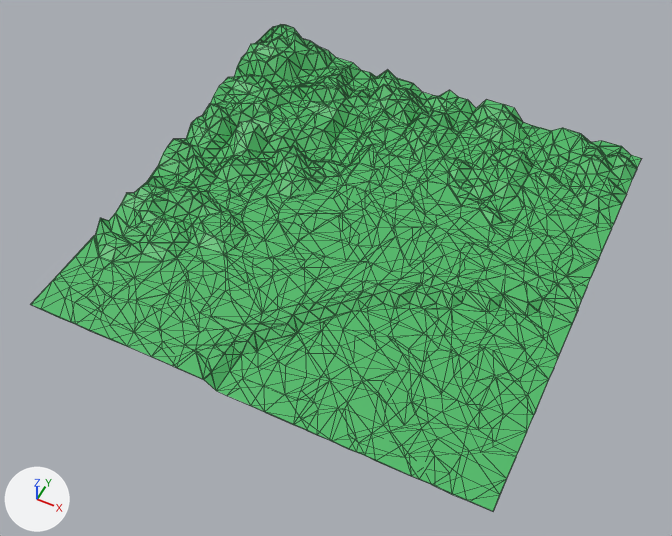
What one commit did to the glTF model public/land.glb.
One viewpoint serves both versions: a camera (50 mm lens) standing at (59.8, -130.5, 146.7) and looking at (-0.6, -9.7, -4.4). The axes (+X, +Y, +Z) are drawn at lower left. The lights are the same throughout. Mesh edges are drawn as thin lines. Vertices at the same position are counted once.
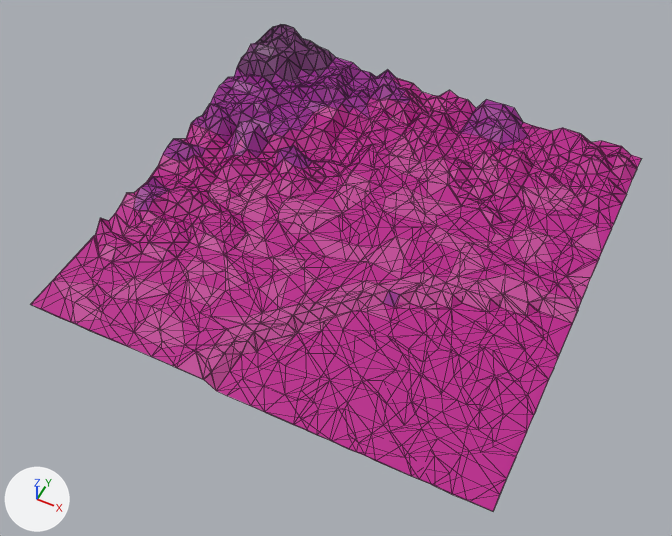
Patch to the scene script:
```diff
--- a/public/land.glb.py
+++ b/public/land.glb.py
@@ img_untitled_003 @@
+img_untitled_003 = load_image('Untitled.003', '_unpacked/Untitled.003', 1024, 1024, 'sRGB')
@@ img_untitled_001 @@
+img_untitled_001 = load_image('Untitled.001', '_unpacked/Untitled.001', 1024, 1024, 'sRGB')
@@ img_untitled_002 @@
+img_untitled_002 = load_image('Untitled.002', '_unpacked/Untitled.002', 1024, 1024, 'sRGB')
@@ img_untitled @@
+img_untitled = load_image('Untitled', '_unpacked/Untitled', 1024, 1024, 'sRGB')
@@ mat_material_001 @@
 mat_material_001 = principled_material('Material.001')
-mat_material_001.base_color = (0.0745, 0.495, 0.136)  # green #4dbb67
+mat_material_001.texture = img_untitled
@@ mat_material_005 @@
+mat_material_005 = principled_material('Material.005')
+mat_material_005.texture = img_untitled_003
@@ mat_material @@
+mat_material = principled_material('Material')
+mat_material.texture = img_untitled_001
@@ mat_material_003 @@
+mat_material_003 = principled_material('Material.003')
+mat_material_003.texture = img_untitled_002
@@ me_plane @@
 me_plane.from_pydata(...)  # 1847 vertices, 3690 faces; spans x -50.5..50.1, y -50.1..50.8, z -2.3..9.3
 # used by ob_plane; location = (0.0, 0.0, 0.0)
+# me_plane part 1: 410 faces spanning x -50.5..23.9, y -18.1..50.8, z -2.1..9.3 switch from mat_material_001 (green #4dbb67) to mat_material (picture img_untitled_001)
+# me_plane part 2: 267 faces spanning x -50.0..50.1, y -50.1..35.2, z -2.2..1.5 switch from mat_material_001 (green #4dbb67) to mat_material_003 (picture img_untitled_002)
+# me_plane part 3: 84 faces spanning x -50.3..-30.3, y 32.9..50.8, z 1.2..9.3 switch from mat_material_001 (green #4dbb67) to mat_material_005 (picture img_untitled_003)
```

Where the change shows, as pixel boxes (x1, y1, x2, y2) in the pictures (672 x 536 px):
'Plane', surface changed (green to pink): (31, 24, 641, 511) in both
part 1 of me_plane, recoloured (green to purple): (134, 29, 529, 307) in both
part 2 of me_plane, recoloured (green to pink): (53, 135, 602, 391) in both
part 3 of me_plane, recoloured (green to purple): (237, 24, 336, 85) in both
